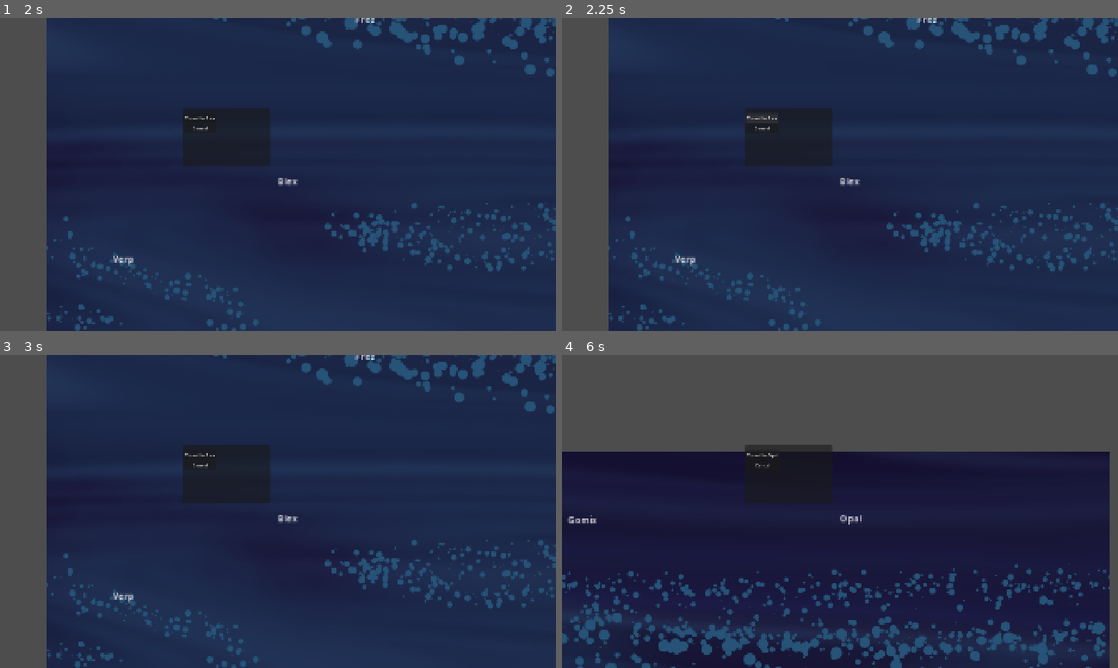
Above: before the commit, frames 1-4 (two rows, left to right).
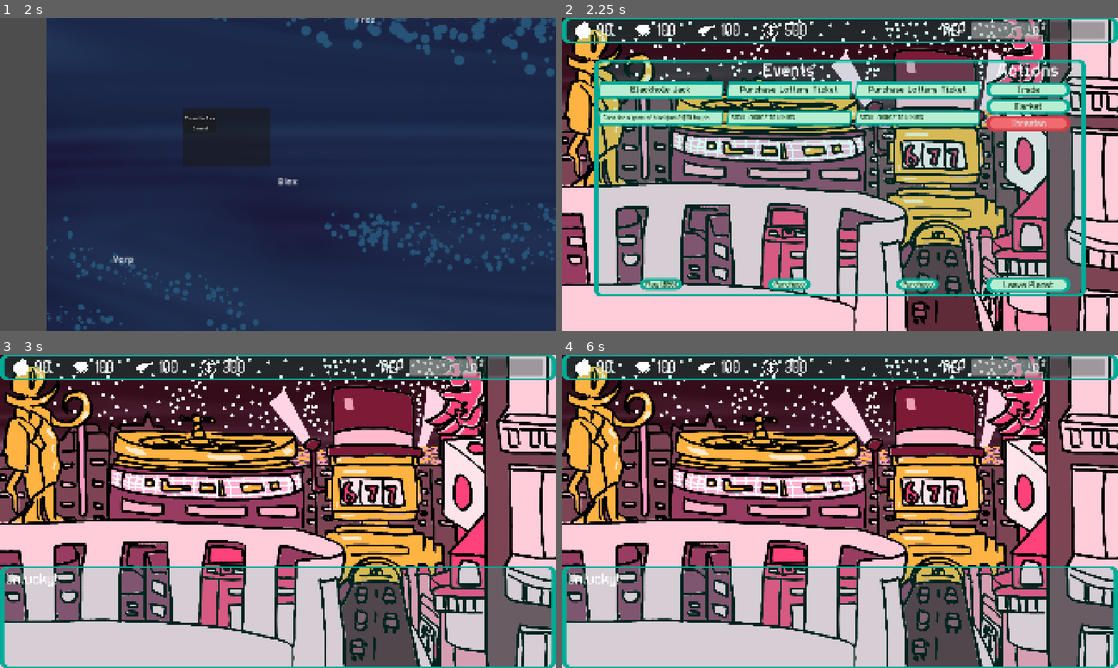
Above: after the commit, the same moments.

Repository: TheWorldisWatchingGameJam/TheWorldisWatching
Game: Godot game, scene res://Scenes/main.tscn
Same seed, same stepped clock (60 frames per second), same inputs: the game is played once before the commit and once after it. The engine's default icon, where the game draws it, is replaced by a stand-in: a white triangle on a blue panel in a dark square.
Inputs (mouse positions are in pixels of both pictures, inside the frame that each line leads up to):
- Up to frame 1 (2 s): tap Enter at 0.5 s; move the mouse to (105, 177) at 0.52 s; click (105, 177) at 0.67 s; tap Space at 1.25 s; move the mouse to (116, 177) at 1.27 s; click (116, 177) at 1.42 s
- Up to frame 2 (2.25 s): click "Travel to Blex" at 2 s
- Up to frame 3 (3 s): click (227, 621) at 2.75 s, where only the run after the commit has a clickable "Purchase"
- Up to frame 4 (6 s): click (762, 455) at 3.5 s, where only the run before the commit has a clickable "Travel to Blex"; click (762, 455) at 4.25 s, where only the run before the commit has a clickable "Travel to Blex"; click (762, 464) at 5 s, where only the run before the commit has a clickable "Cancel"; tap Enter at 5.75 s; move the mouse to (984, 386) at 5.77 s; click (984, 386) at 5.92 s

Frame 1 is identical in both runs. In frame 2, 98% of the frame differs, in the area x 0-100%, y 0-100%; in frame 3, 100%; in frame 4, 99%.
Error before the commit: Parse Error: Identifier "current_choice_panel" not declared in the current scope. (res://Scenes/planet_screen.gd:208)
Error after the commit: Invalid assignment of property or key 'texture' with value of type 'CompressedTexture2D' on a base object of type 'Nil'. (res://PlanetNode.gd:16)

Commit message:
merge bugfix

Diff:
--- a/TWIW/Scenes/planet_screen.gd
+++ b/TWIW/Scenes/planet_screen.gd
@@ -22,7 +22,7 @@
 @onready var selector = %Selector
 
 var current_dialogue_window: Control = null
-
+var current_choice_panel: Control = null
 
 # Blackjack game state
 var blackjack_active: bool = false
@@ -41,7 +41,6 @@
 	display_options(random_options(3))
 	threaten_button.disabled = false
 	choice_panel.hide()
-
 
 func initialize_trade_window() -> void:
 	trade_window = trade_window.instantiate()
@@ -155,12 +154,9 @@
 	# Always show dialogue/choices if they exist
 	if event.event_dialogue.size() > 0 or event.choices.size() > 0:
 		_show_choice_dialogue(event)
-	emit_signal("eventChosen")
-	# Handle dialogue + choices
-	if event.choices.size() > 0:
-		_initiate_choice_event(event)
 	else:
 		resolve_effects(event.event_effects)
+		emit_signal("eventChosen")
 
 func _show_choice_dialogue(event: Event) -> void:
 	# Check if this is a blackjack event
@@ -168,7 +164,8 @@
 		_start_blackjack()
 		return
 
-	# Normal dialogue handling
+	# Normal dialogue handling - initiate choice event
+	_initiate_choice_event(event)
 
 func _initiate_choice_event(event: Event) -> void:
 	# Remove old dialogue if it exists
@@ -189,6 +186,10 @@
 		emit_signal("eventChosen")
 
 func _show_choice_buttons(choices: Array[EventChoice]) -> void:
+	# Clear existing buttons in selector
+	for child in selector.get_children():
+		child.queue_free()
+
 	for choice in choices:
 		var btn = Button.new()
 		btn.text = choice.choice_text
@@ -200,72 +201,35 @@
 		selector.add_child(btn)
 
 	choice_panel.get_parent().move_child(choice_panel, -1)
-
 	choice_panel.visible = true
 
 func _on_choice_selected(choice: EventChoice) -> void:
-	# Remove choice buttons
-	if current_choice_panel:
-		current_choice_panel.queue_free()
-		current_choice_panel = null
-
-	# Apply effects immediately
-	resolve_event_effect(choice.choice_effects)
-
-	# If the choice has dialogue, show it AFTER effects
-	if choice.choice_dialogue.size() > 0:
-		if current_dialogue_window and current_dialogue_window.has_method("set_dialogue"):
-			current_dialogue_window.set_dialogue(choice.choice_dialogue)
-			current_dialogue_window.dialogueFinished.connect(func(_unused):
-				emit_signal("eventChosen")
-			, CONNECT_ONE_SHOT)
-		else:
-			if current_dialogue_window:
-				current_dialogue_window.queue_free()
-
-			current_dialogue_window = dialogue_window.instantiate()
-			current_dialogue_window.dialogue_array = choice.choice_dialogue
-			current_dialogue_window.dialogueFinished.connect(func(_unused):
-				emit_signal("eventChosen")
-			)
-			get_tree().get_root().add_child(current_dialogue_window)
-	else:
-		emit_signal("eventChosen")
-
-func resolve_event_effect(effects: Array[EventEffect]) -> void:
 	print("=== CHOICE SELECTED ===")
 	print("Choice: ", choice.choice_text)
 	print("Has ", choice.choice_effects.size(), " effects")
 
-	current_dialogue_window.queue_free()
+	# Hide dialogue and choice panel
+	if current_dialogue_window:
+		current_dialogue_window.queue_free()
+		current_dialogue_window = null
 	choice_panel.hide()
 
 	# Apply effects immediately
 	print("Applying effects now...")
 	resolve_effects(choice.choice_effects)
-	#
-	## If the choice has dialogue, show it AFTER effects
-	#if choice.choice_dialogue.size() > 0:
-		#print("Showing choice dialogue...")
-		#if current_dialogue_window and current_dialogue_window.has_method("set_dialogue"):
-			#print("Setting dialogue...")
-			#current_dialogue_window.set_dialogue(choice.choice_dialogue)
-			#current_dialogue_window.dialogueFinished.connect(func(_unused):
-				#emit_signal("eventChosen")
-			#, CONNECT_ONE_SHOT)
-		#else:
-			#if current_dialogue_window:
-				#current_dialogue_window.queue_free()
-			#
-			#current_dialogue_window = dialogue_window.instantiate()
-			#current_dialogue_window.dialogue_array = choice.choice_dialogue
-			#current_dialogue_window.dialogueFinished.connect(func(_unused):
-				#emit_signal("eventChosen")
-			#)
-			#get_tree().get_root().add_child(current_dialogue_window)
-	#else:
-		#print("No choice dialogue")
-		#emit_signal("eventChosen")
+
+	# If the choice has dialogue, show it AFTER effects
+	if choice.choice_dialogue.size() > 0:
+		print("Showing choice dialogue...")
+		current_dialogue_window = dialogue_window.instantiate()
+		current_dialogue_window.dialogue_array = choice.choice_dialogue
+		current_dialogue_window.dialogueFinished.connect(func(_unused):
+			emit_signal("eventChosen")
+		)
+		self.add_child(current_dialogue_window)
+	else:
+		print("No choice dialogue")
+		emit_signal("eventChosen")
 
 func resolve_effects(effects: Array[EventEffect]) -> void:
 	print("=== RESOLVING EFFECTS ===")
@@ -287,7 +251,7 @@
 	for effect in guaranteed_effects:
 		player_data.player_data_modify(effect.effect_value_token)
 		if effect.effect_dialogue.size() > 0:
-			print("Choice effect dialogue detected.")
+			print("Effect dialogue detected.")
 			var dlg = dialogue_window.instantiate()
 			dlg.dialogue_array = effect.effect_dialogue
 			dlg.dialogueFinished.connect(on_effect_dialogue_finished.bind(dlg))
@@ -309,11 +273,12 @@
 					var dlg = dialogue_window.instantiate()
 					dlg.dialogue_array = e.effect_dialogue
 					dlg.dialogueFinished.connect(on_effect_dialogue_finished.bind(dlg))
-					get_tree().get_root().add_child(dlg)
+					window.hide()
+					self.add_child(dlg)
 				break
 
-func on_effect_dialogue_finished(dialogue_window: Control) -> void:
-	dialogue_window.hide()
+func on_effect_dialogue_finished(dialogue_window_ref: Control) -> void:
+	dialogue_window_ref.queue_free()
 	window.visible = true
 
 # ============================================
